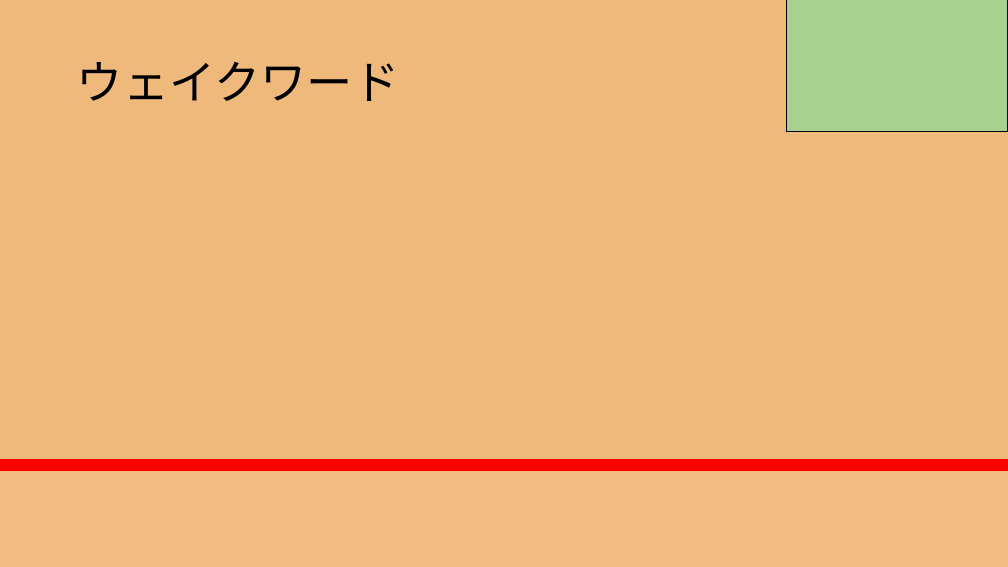
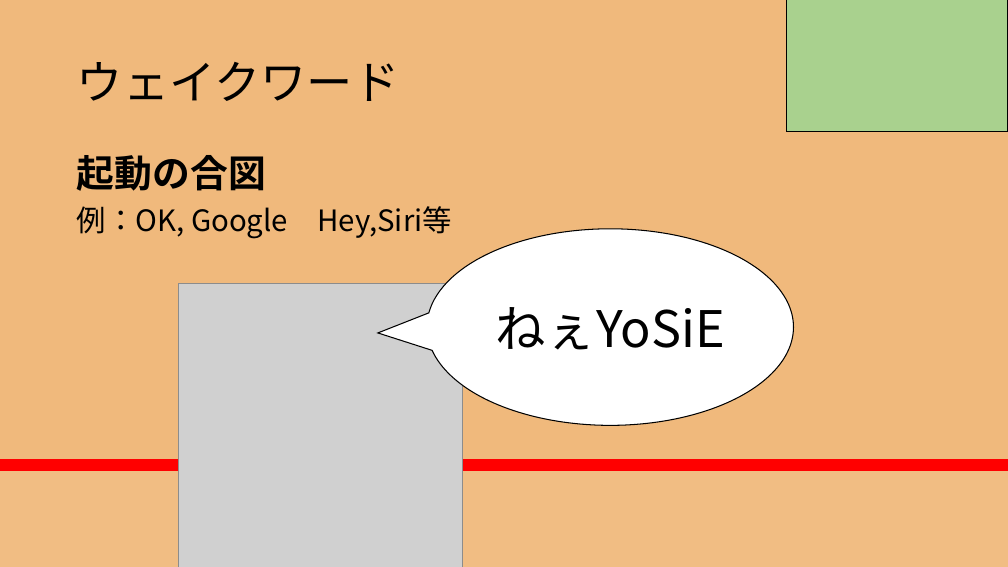
Before and after one commit to RikiishiSuzunosuke/AIspeaker_yosie, a slide deck: slide 15 of presentation/AIスピーカー開発_3_main.pptx (slide 11 before the commit). Drawn at 1008x567 pixels with LibreOffice and Linux fonts; fonts in the diff are those of the drawing; grey boxes stand for pictures. Boxes give left, top, right and bottom in pixels: in the first picture for what was removed or moved away, otherwise in the second. Text is boxed around its words. In the diff, an @@ line names an element or a change of style, - is before the commit and + after.

```diff
--- a/presentation/AIスピーカー開発_3_main.pptx
+++ b/presentation/AIスピーカー開発_3_main.pptx
@@ text added at <box>77,155,452,239</box>, 28 pt, text #000000 @@
+起動の合図
+例：OK, Google Hey,Siri等
@@ speech bubble added at <box>427,229,794,426</box>, fill #FFFFFF, outline #000000 1 pt, 48 pt, text #000000 @@
+ねぇYoSiE
@@ picture added at <box>178,284,462,567</box> @@
```
Also in this commit, not shown: 2 other slides changed, 4 slides added.
